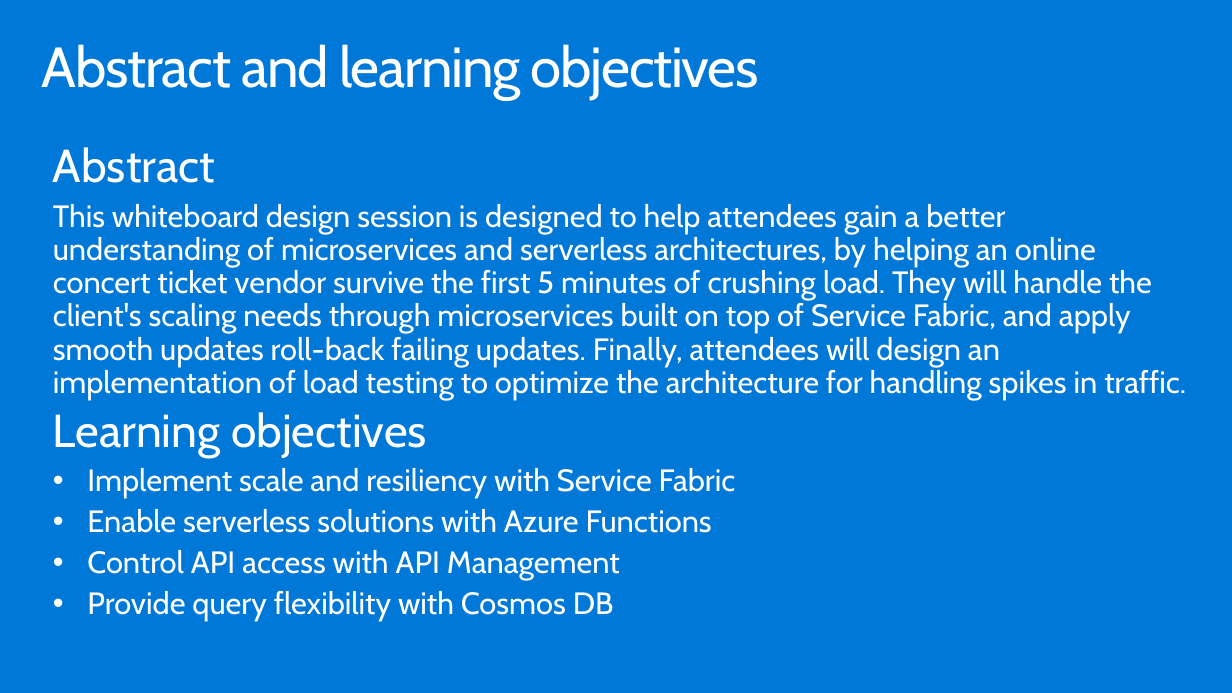
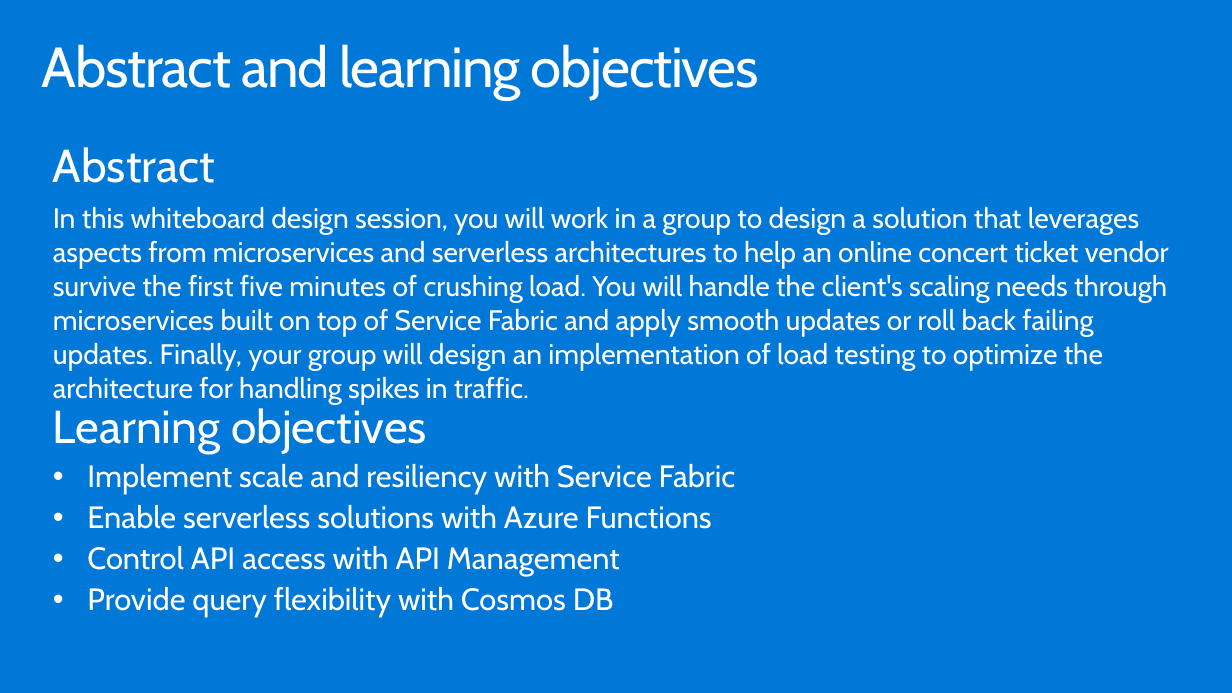
Before and after one commit to yellowbrickcode/MCW-Microservices-architecture, a slide deck: slide 2 of Whiteboard design session/WDS trainer presentation - Microservices architecture.pptx. Drawn at 1232x693 pixels with LibreOffice and Linux fonts; fonts in the diff are those of the drawing. Boxes give left, top, right and bottom in pixels: in the first picture for what was removed or moved away, otherwise in the second. Text is boxed around its words. In the diff, an @@ line names an element or a change of style, - is before the commit and + after.

Commit message:
update wds abstract

```diff
--- a/Whiteboard design session/WDS trainer presentation - Microservices architecture.pptx
+++ b/Whiteboard design session/WDS trainer presentation - Microservices architecture.pptx
@@ text at [53, 206, 1169, 404]: text changed; size 24 to 22 pt @@
-This whiteboard design session is designed to help attendees gain a better understanding of microservices and serverless architectures, by helping an online concert ticket vendor survive the first 5 minutes of crushing load. They will handle the client's scaling needs through microservices built on top of Service Fabric, and apply smooth updates roll-back failing updates. Finally, attendees will design an implementation of load testing to optimize the architecture for handling spikes in traffic.
+In this whiteboard design session, you will work in a group to design a solution that leverages aspects from microservices and serverless architectures to help an online concert ticket vendor survive the first five minutes of crushing load. You will handle the client's scaling needs through microservices built on top of Service Fabric and apply smooth updates or roll back failing updates. Finally, your group will design an implementation of load testing to optimize the architecture for handling spikes in traffic.
```
Also in this commit, not shown: 3 other files.
